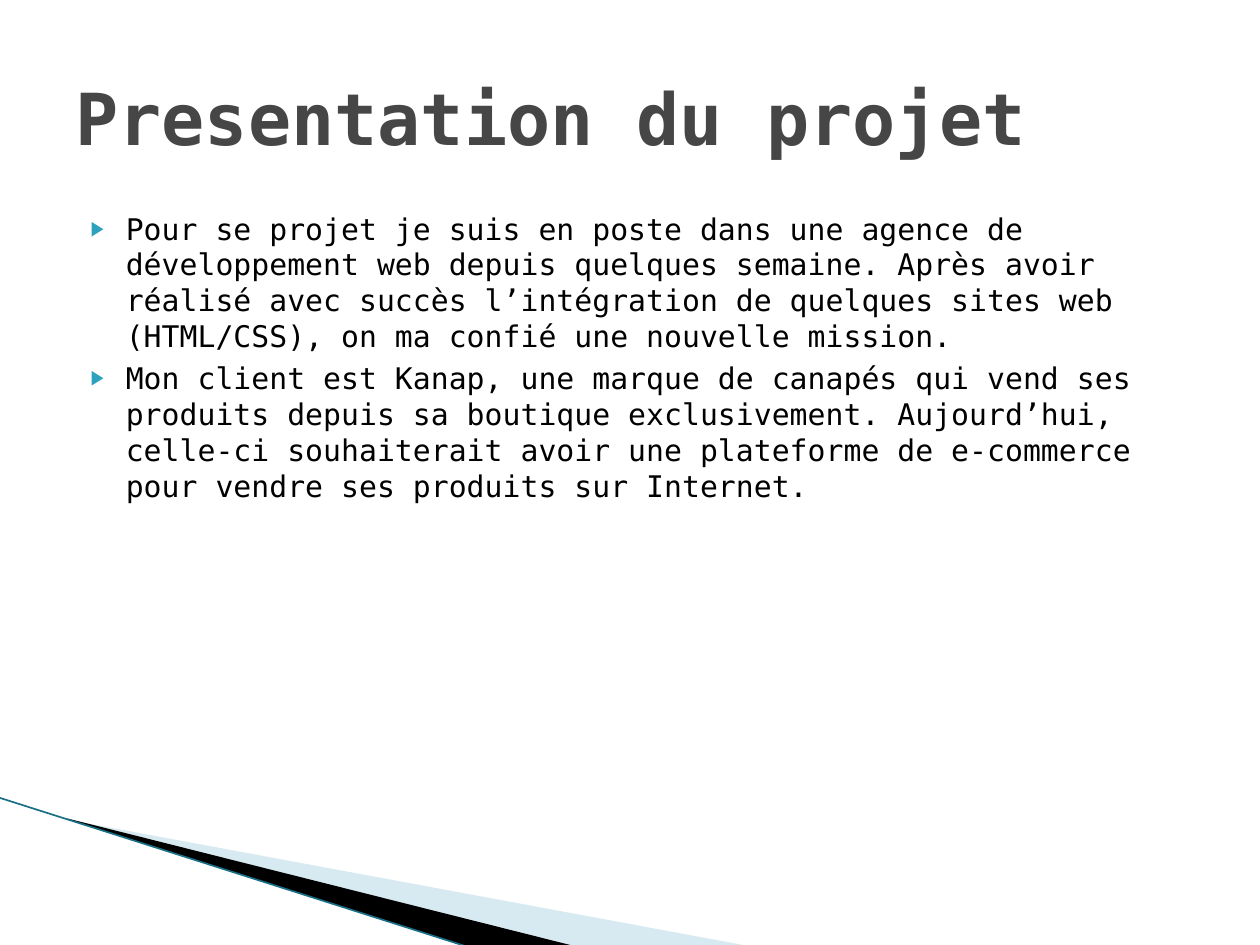
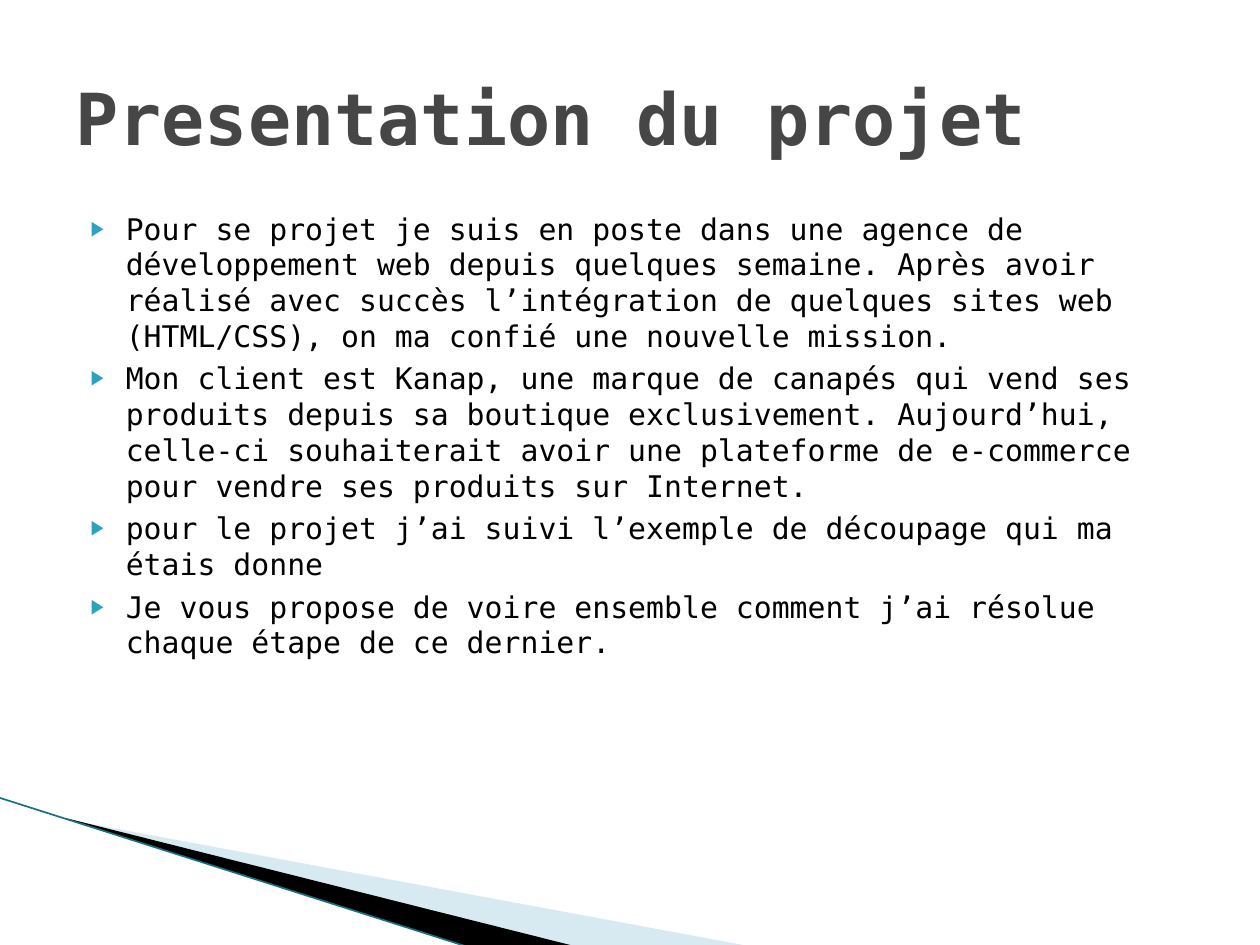
Before and after one commit to gwenaelgressier/GwenaelGressier_05_04042022, a slide deck: slide 2 of Nouveau Présentation Microsoft Office PowerPoint.pptx. Drawn at 1260x945 pixels with LibreOffice and Linux fonts; fonts in the diff are those of the drawing; background and template pictures are left out. Boxes give left, top, right and bottom in pixels: in the first picture for what was removed or moved away, otherwise in the second. Text is boxed around its words. In the diff, an @@ line names an element or a change of style, - is before the commit and + after.

```diff
--- a/Nouveau Présentation Microsoft Office PowerPoint.pptx
+++ b/Nouveau Présentation Microsoft Office PowerPoint.pptx
@@ text at (126, 515, 1113, 660): paragraphs added @@
+▶ pour le projet j’ai suivi l’exemple de découpage qui ma étais donne
+▶ Je vous propose de voire ensemble comment j’ai résolue chaque étape de ce dernier.
```
Also in this commit, not shown: 11 other slides changed, 3 other files.
